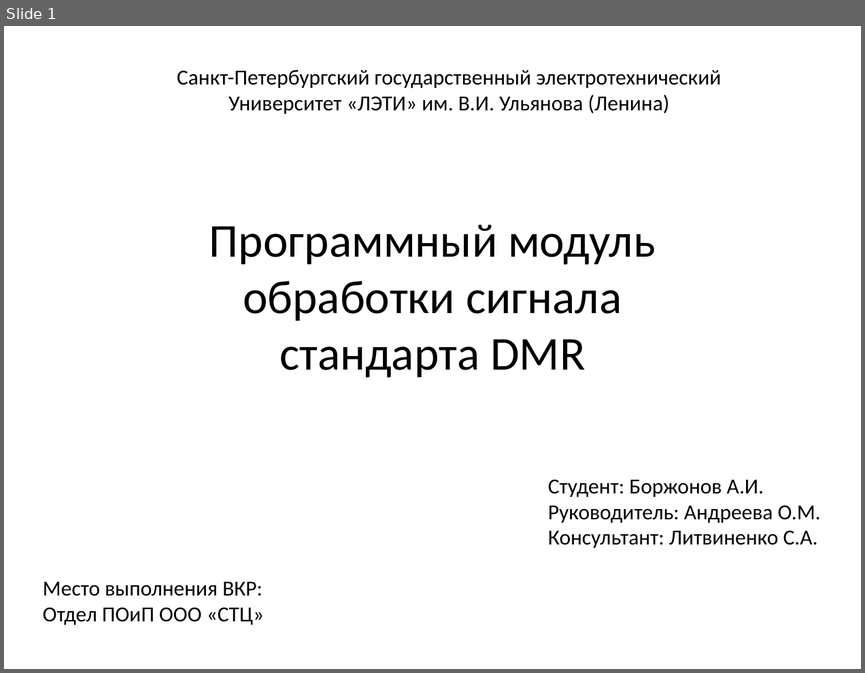
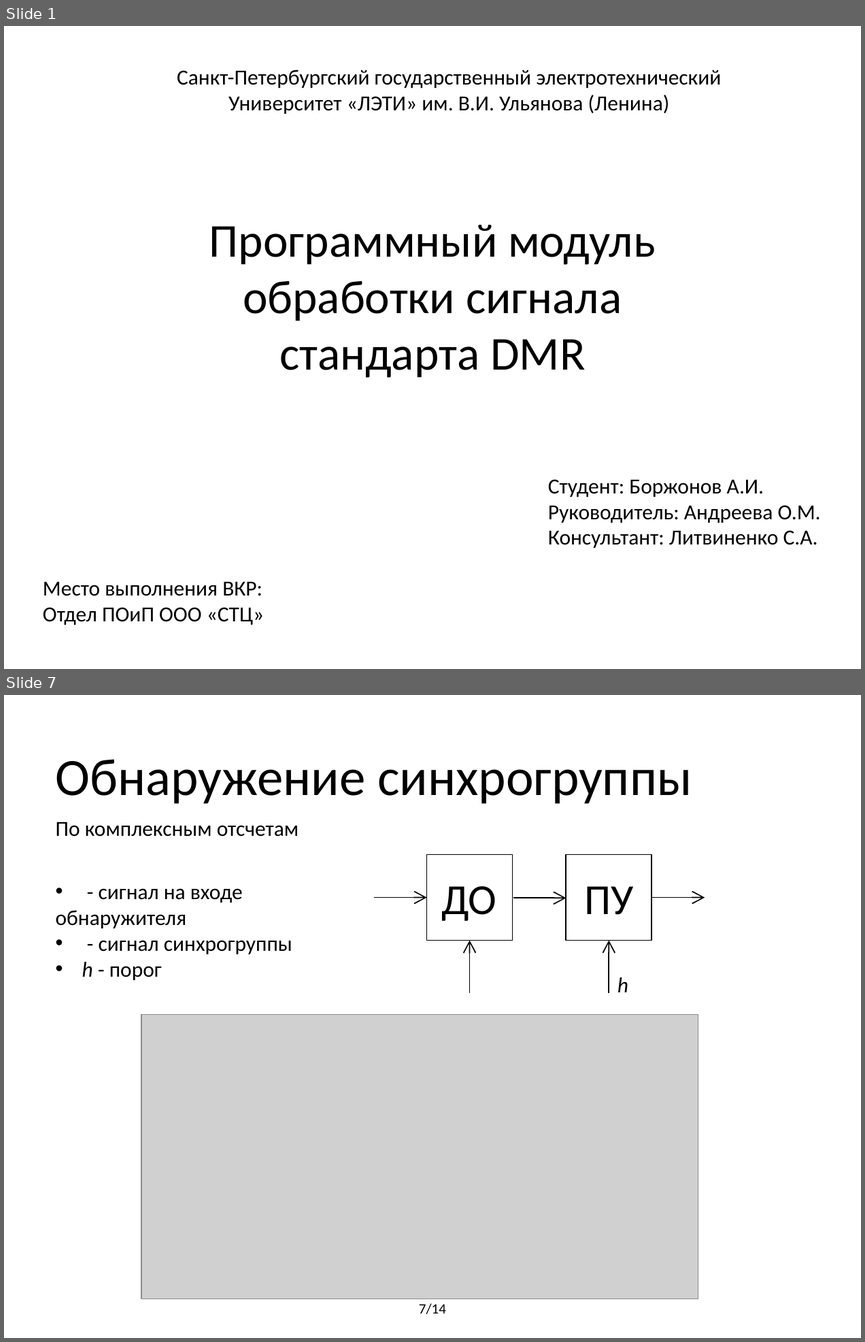
Before and after one commit to BorzhonovAI/magistr, a slide deck: Презентация Диплом.pptx. Shown one above the other, each under a label of ours: slide 1 before the commit, slides 1 and 7 after it; the slides between them are not shown. The pictures are 865x673 and 865x1342 pixels, drawn with LibreOffice and Linux fonts; fonts in the diff are those of the drawing; grey boxes stand for pictures. Boxes give left, top, right and bottom in pixels: in the first picture for what was removed or moved away, otherwise in the second. Text is boxed around its words. In the diff, an @@ line names an element or a change of style, - is before the commit and + after.

```diff
--- a/Презентация Диплом.pptx
+++ b/Презентация Диплом.pptx
@@ slide 7 added at <box>4,695,861,1338</box>, background #FFFFFF @@
@@ title added at <box>56,759,691,804</box>, 44 pt, text #000000 @@
+Обнаружение синхрогруппы
@@ text added at <box>56,821,298,836</box>, 18 pt, text #000000 @@
+По комплексным отсчетам
@@ rectangle added at <box>426,854,512,940</box>, fill #FFFFFF, outline #000000 1 pt @@
@@ rectangle added at <box>566,854,652,940</box>, fill #FFFFFF, outline #000000 1 pt @@
@@ text added at <box>56,888,292,980</box>, 18 pt, text #000000 @@
+• - сигнал на входе
+обнаружителя
+• - сигнал синхрогруппы
+• h - порог
@@ arrow added from (374, 897) to (426, 897), #000000 1 pt @@
@@ text added at <box>441,886,496,921</box>, 36 pt, text #000000 @@
+ДО
@@ arrow added from (513, 898) to (566, 898), #000000 1 pt @@
@@ text added at <box>584,886,633,915</box>, 36 pt, text #000000 @@
+ПУ
@@ arrow added from (652, 897) to (705, 897), #000000 1 pt @@
@@ arrow added from (469, 993) to (469, 940), #000000 1 pt @@
@@ arrow added from (609, 993) to (609, 940), #000000 1 pt @@
@@ text added at <box>617,977,628,992</box>, 18 pt, text #000000, italic @@
+h
@@ picture added at <box>141,1015,698,1299</box> @@
@@ text added at <box>419,1303,446,1314</box>, 12 pt, text #000000 @@
+7/14
```
Also in this commit, not shown: 8 slides changed, 4 other slides added, 4 slides removed, 9 other files.
